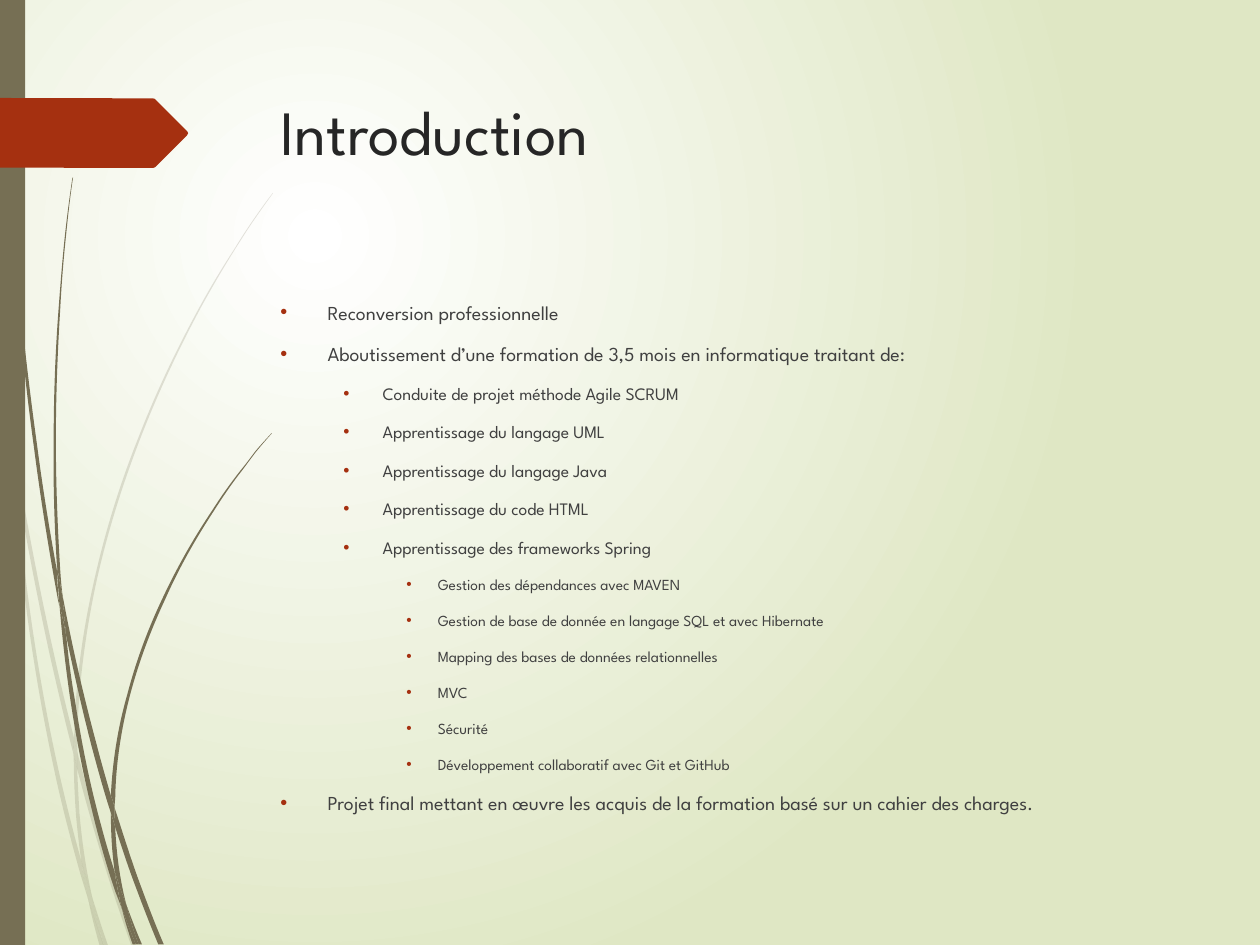
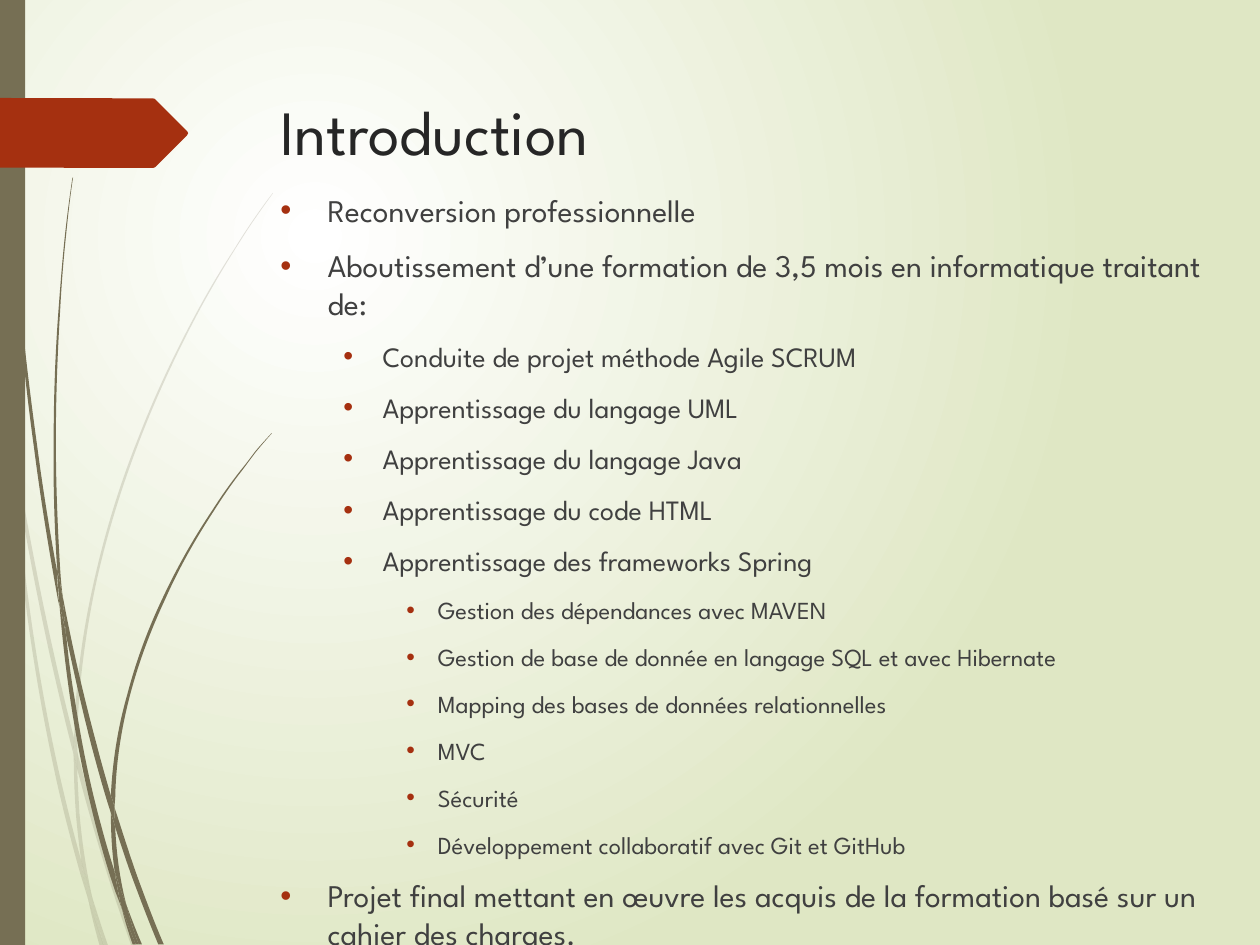
Before and after one commit to LudoRoot/WeBet_JBL, a slide deck: slide 3 of Présentation/Présentation WeBet_JBL.pptx. Drawn at 1260x945 pixels with LibreOffice and Linux fonts; fonts in the diff are those of the drawing. Boxes give left, top, right and bottom in pixels: in the first picture for what was removed or moved away, otherwise in the second. Text is boxed around its words. In the diff, an @@ line names an element or a change of style, - is before the commit and + after.

```diff
--- a/Présentation/Présentation WeBet_JBL.pptx
+++ b/Présentation/Présentation WeBet_JBL.pptx
@@ text "Reconversion professionnelle": place and size @@
-text "Reconversion professionnelle" at box(328, 306, 1033, 815)
+text "Reconversion professionnelle" at box(328, 200, 1201, 914)
@@ text "Reconversion professionnelle" at box(328, 200, 1201, 914): size 11.2 to 18 pt in "Reconversion professionnelle", "Aboutissement d’une formation de 3,5 mois en ...", "Projet final mettant en œuvre les acquis ..."; size 10 to 16 pt in "Conduite de projet méthode Agile SCRUM", "Apprentissage du langage UML", "Apprentissage du langage Java", "Apprentissage du code HTML" and 1 more places; size 8.8 to 14 pt in "Gestion des dépendances avec MAVEN", "Gestion de base de donnée en langage ...", "Mapping des bases de données relationnelles", "MVC" and 2 more places @@
```
Also in this commit, not shown: 10 other slides changed, 4 slides added, 1 slide removed, 5 other files.
